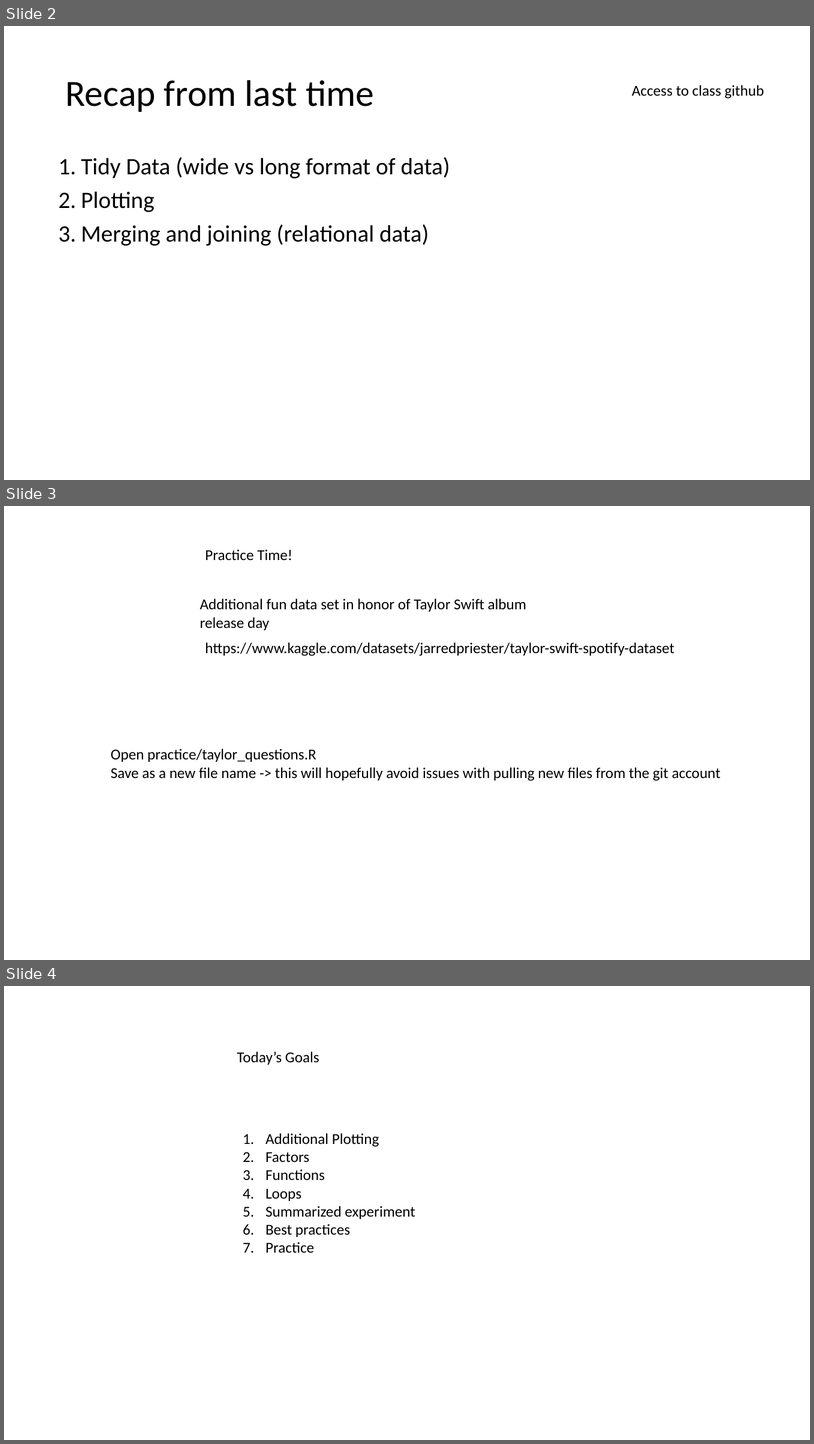
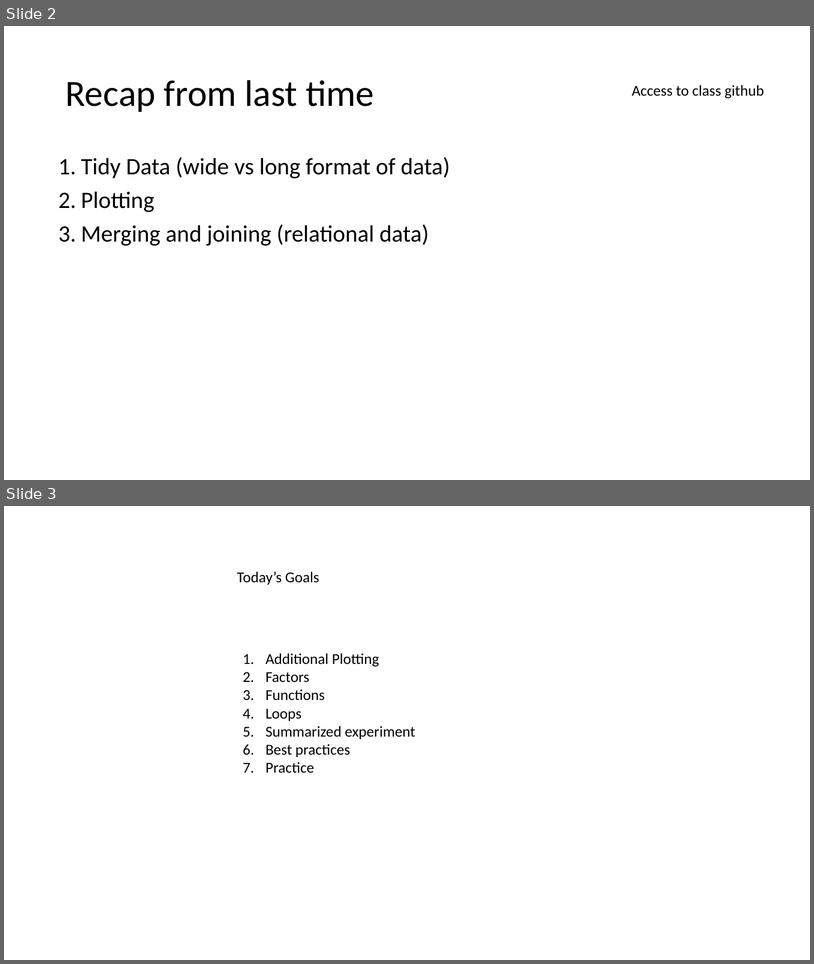
Before and after one commit to jraab/GNET749_RNAseq, a slide deck: lectures/2026_GNET749_Lecture3.pptx. Shown one above the other, each under a label of ours: slides 2, 3 and 4 before the commit, slides 2 and 3 after it. The pictures are 814x1444 and 814x964 pixels, drawn with LibreOffice and Linux fonts; fonts in the diff are those of the drawing. Boxes give left, top, right and bottom in pixels: in the first picture for what was removed or moved away, otherwise in the second. Text is boxed around its words. In the diff, an @@ line names an element or a change of style, - is before the commit and + after.

```diff
--- a/lectures/2026_GNET749_Lecture3.pptx
+++ b/lectures/2026_GNET749_Lecture3.pptx
@@ slide 3 removed at [4,506,810,960], background #FFFFFF @@
@@ text removed at [205,549,293,560] @@
-Practice Time!
@@ text removed at [200,598,527,630] @@
-Additional fun data set in honor of Taylor Swift album release day
@@ text removed at [205,642,675,656] @@
-https://www.kaggle.com/datasets/jarredpriester/taylor-swift-spotify-dataset
@@ text removed at [111,748,721,781] @@
-Open practice/taylor_questions.R
-Save as a new file name -> this will hopefully avoid issues with pulling new files from the git account
@@ what was slide 4 is now slide 3 @@
```
Also in this commit, not shown: 9 other slides removed, 1 other file.
